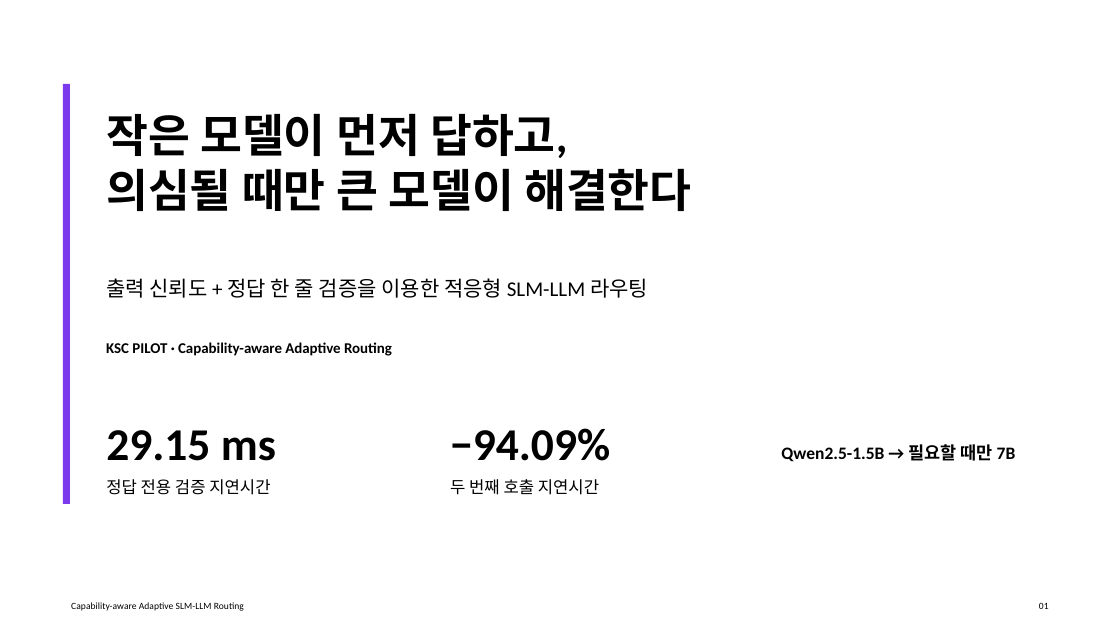
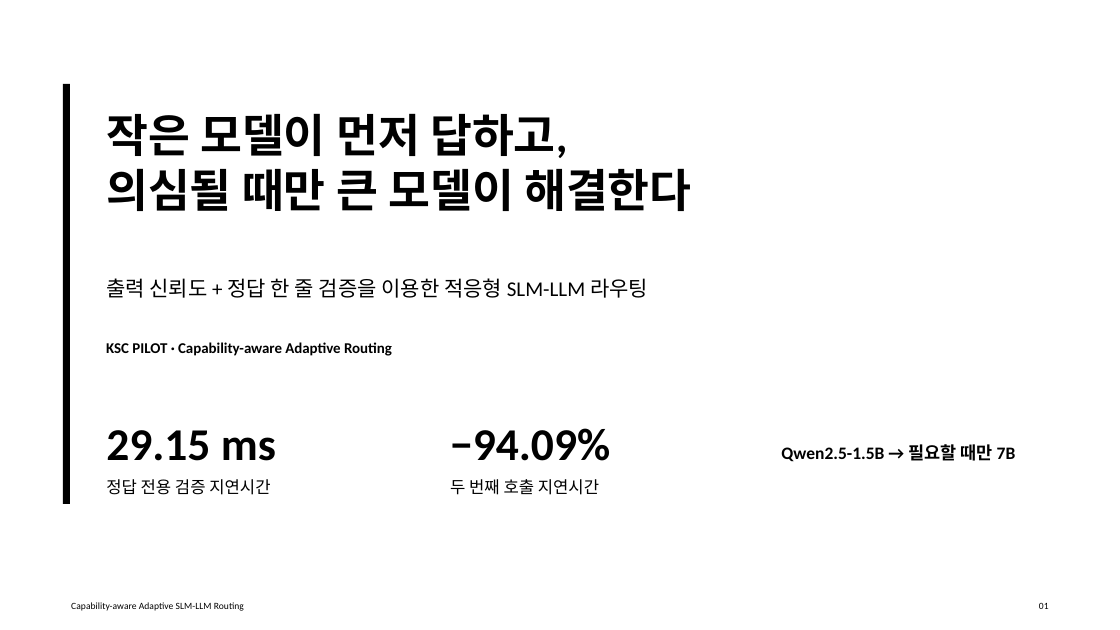
Before and after one commit to chjnett/llm_router, a slide deck: slide 1 of paper/presentation/KSC_PILOT_presentation.pptx. Drawn at 1120x630 pixels with LibreOffice and Linux fonts; fonts in the diff are those of the drawing. Boxes give left, top, right and bottom in pixels: in the first picture for what was removed or moved away, otherwise in the second. Text is boxed around its words. In the diff, an @@ line names an element or a change of style, - is before the commit and + after.

Commit message:
docs: add routing formula slides and monochrome theme

```diff
--- a/paper/presentation/KSC_PILOT_presentation.pptx
+++ b/paper/presentation/KSC_PILOT_presentation.pptx
@@ rectangle at (x1=63, y1=84, x2=70, y2=504): fill #7C3AED to #000000 @@
```
Also in this commit, not shown: 8 other slides changed, 2 slides added, 1 other file.
